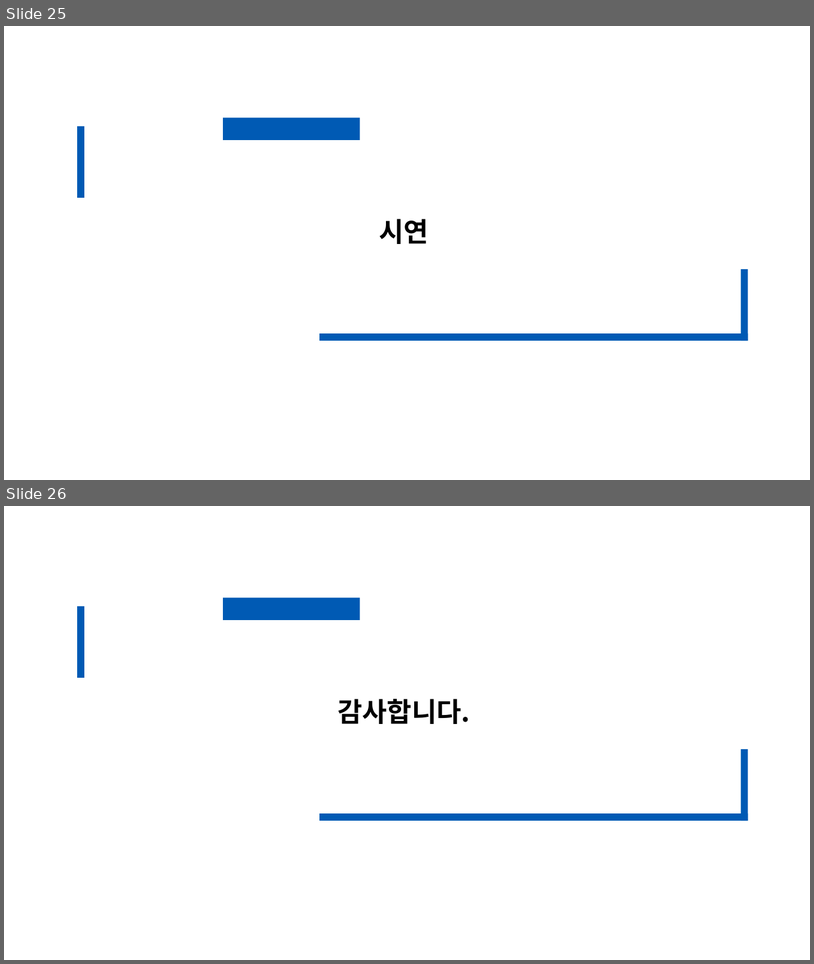
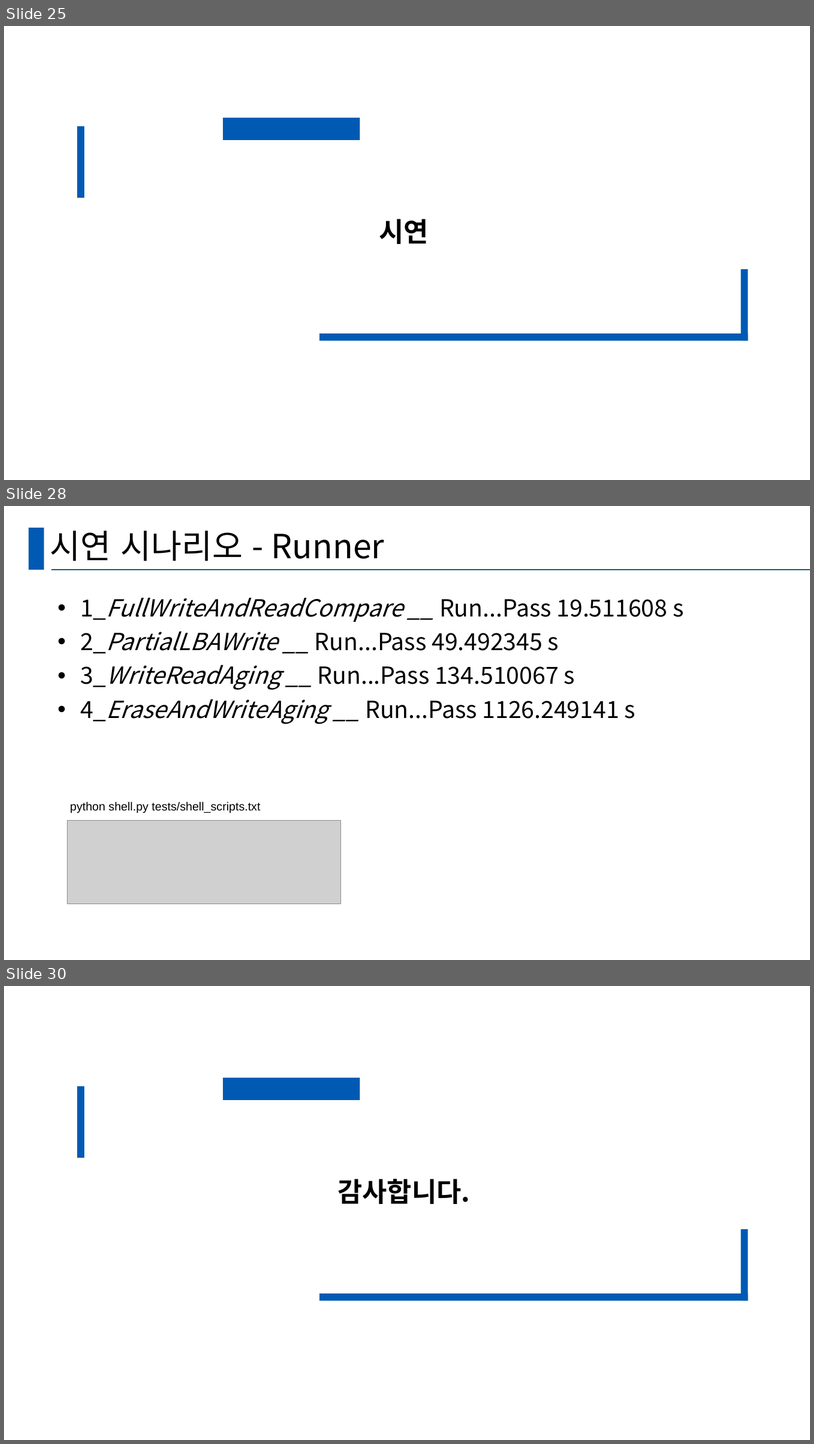
Before and after one commit to YuhyeokJo/CodeClinic-SSD-Project, a slide deck: Code Clinic.pptx. Shown one above the other, each under a label of ours: slides 25 and 26 before the commit, slides 25, 28 and 30 after it; the slides between them are not shown. The pictures are 814x964 and 814x1444 pixels, drawn with LibreOffice and Linux fonts; fonts in the diff are those of the drawing; grey boxes stand for pictures. Boxes give left, top, right and bottom in pixels: in the first picture for what was removed or moved away, otherwise in the second. Text is boxed around its words. In the diff, an @@ line names an element or a change of style, - is before the commit and + after.

```diff
--- a/Code Clinic.pptx
+++ b/Code Clinic.pptx
@@ slide 28 added at bbox=[4, 506, 810, 960], background #FFFFFF @@
@@ rectangle added at bbox=[29, 528, 44, 570], fill #005AB4 @@
@@ title added at bbox=[50, 531, 385, 561], 39.6 pt, text #000000 @@
+시연 시나리오 - Runner
@@ line added from (52, 570) to (810, 570), #156082 1.5 pt @@
@@ text added at bbox=[80, 597, 684, 724], 28 pt, text #000000 @@
+• 1_FullWriteAndReadCompare __ Run...Pass 19.511608 s
+• 2_PartialLBAWrite __ Run...Pass 49.492345 s
+• 3_WriteReadAging __ Run...Pass 134.510067 s
+• 4_EraseAndWriteAging __ Run...Pass 1126.249141 s
@@ text added at bbox=[70, 801, 260, 813], 14 pt, text #000000 @@
+python shell.py tests/shell_scripts.txt
@@ picture added at bbox=[68, 820, 342, 903] @@
@@ what was slide 26 is now slide 30 @@
```
Also in this commit, not shown: 4 slides changed, 3 other slides added.
